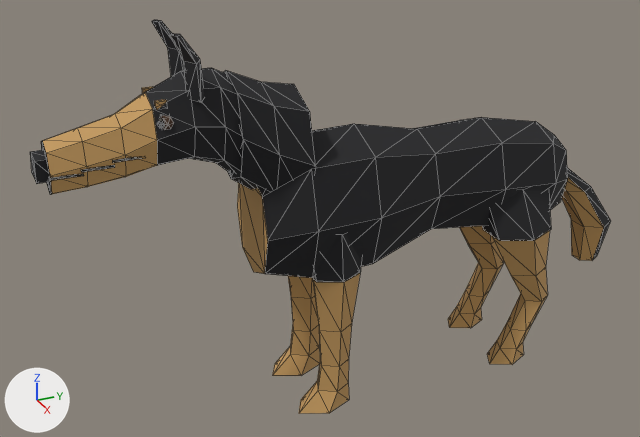
The glTF model site/models/GN_DogCollie_faceted_01.glb as it was, and as the next commit left it.
Camera for both pictures: a camera (50 mm lens) standing at (1.354, -0.777, 1.036) and looking at (-0.027, -0.155, 0.345). The axes (+X, +Y, +Z) are drawn at lower left. The lights are the same throughout. The older version comes first. Mesh edges are drawn as thin lines. Vertices at exactly the same position are counted once.

In view in the first picture: 'GN_DogCollie_faceted'.
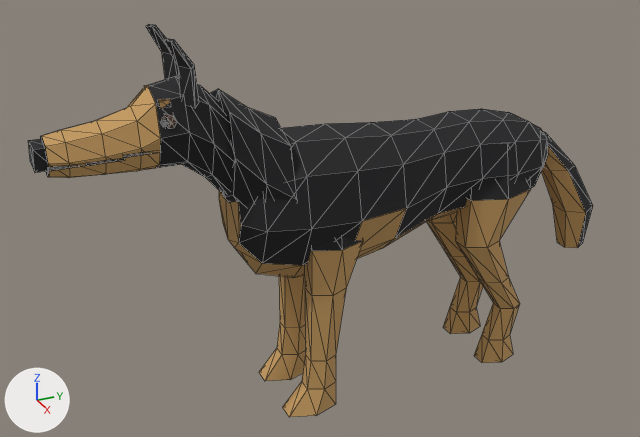
Boxes (x1, y1, x2, y2) around the edits, measured in the pictures (640 x 437 px; the box of a moved part takes in the faces that stretch with it):
'GN_DogCollie_faceted', reshaped: before (30, 20, 610, 414); after (29, 25, 593, 417)
part 1 of me_gn_dogcollie_faceted, moved or reshaped: before (152, 20, 185, 77); after (146, 25, 179, 80)
part 2 of me_gn_dogcollie_faceted, moved or reshaped: before (170, 33, 204, 103); after (164, 39, 199, 108)
part 3 of me_gn_dogcollie_faceted, moved or reshaped: before (30, 150, 50, 184); after (29, 139, 48, 172)
part 4 of me_gn_dogcollie_faceted, moved or reshaped: before (161, 116, 174, 130); after (164, 115, 177, 128)
part 5 of me_gn_dogcollie_faceted, moved or reshaped: before (157, 120, 165, 128); after (160, 120, 168, 127)
part 6 of me_gn_dogcollie_faceted, added: after (48, 165, 86, 171)
part 7 of me_gn_dogcollie_faceted, added: after (86, 158, 125, 166)
part 8 of me_gn_dogcollie_faceted, added: after (123, 152, 159, 158)
part 9 of me_gn_dogcollie_faceted, moved or reshaped (not visible afterwards): before (142, 87, 153, 94)
part 10 of me_gn_dogcollie_faceted, moved or reshaped: before (154, 100, 167, 109); after (158, 99, 171, 108)
part 11 of me_gn_dogcollie_faceted, rebuilt: before (41, 68, 241, 194); after (40, 76, 234, 194)
part 12 of me_gn_dogcollie_faceted, rebuilt: before (237, 117, 568, 278); after (219, 109, 548, 278)
part 13 of me_gn_dogcollie_faceted, rebuilt: before (448, 226, 504, 328); after (426, 212, 483, 334)
part 14 of me_gn_dogcollie_faceted, rebuilt: before (299, 234, 361, 414); after (283, 237, 363, 417)
part 15 of me_gn_dogcollie_faceted, rebuilt: before (272, 276, 320, 376); after (259, 275, 305, 381)
part 16 of me_gn_dogcollie_faceted, rebuilt: before (223, 71, 316, 191); after (210, 89, 297, 205)
part 17 of me_gn_dogcollie_faceted, rebuilt: before (562, 168, 610, 261); after (541, 132, 593, 248)
part 18 of me_gn_dogcollie_faceted, added (brown): after (455, 144, 531, 363)
part 19 of me_gn_dogcollie_faceted, deleted: before (49, 157, 142, 181)
part 20 of me_gn_dogcollie_faceted, deleted: before (482, 190, 551, 364)

What changed in the scene script:
```text
Change me_gn_dogcollie_faceted:
    remove me_gn_dogcollie_faceted.from_pydata(...)  # 579 vertices, 1048 faces; spans x -0.133..0.133, y -0.655..0.511, z 0.0..0.733
    add me_gn_dogcollie_faceted.from_pydata(...)  # 632 vertices, 1164 faces; spans x -0.112..0.112, y -0.655..0.456, z 0.0..0.726
    me_gn_dogcollie_faceted part 1: the loose piece of 12 vertices spanning x -0.072..-0.014, y -0.438..-0.385, z 0.628..0.733 is moved by (-0.001, -0.01, -0.007)
    me_gn_dogcollie_faceted part 2: the loose piece of 12 vertices spanning x 0.014..0.072, y -0.438..-0.385, z 0.628..0.733 is moved by (0.001, -0.01, -0.007)
    me_gn_dogcollie_faceted part 3: the loose piece of 8 vertices spanning x -0.025..0.025, y -0.655..-0.623, z 0.519..0.555 is moved by (0.0, 0.0, 0.019)
    me_gn_dogcollie_faceted part 4: the loose piece of 30 vertices spanning x 0.03..0.059, y -0.466..-0.437, z 0.584..0.609 is moved by (0.002, 0.005, 0.002)
    me_gn_dogcollie_faceted part 5: the loose piece of 30 vertices spanning x 0.04..0.058, y -0.468..-0.45, z 0.589..0.604 is moved by (0.002, 0.005, 0.002)
    me_gn_dogcollie_faceted part 6: a new loose piece, a box spanning x 0.0333..0.0393, y -0.6365..-0.5768, z 0.5421..0.5461, in mat_globalpalette (picture img_globalpalette)
    me_gn_dogcollie_faceted part 7: a new loose piece, a box spanning x 0.037..0.043, y -0.5798..-0.5202, z 0.5429..0.5469, in mat_globalpalette (picture img_globalpalette)
    me_gn_dogcollie_faceted part 8: a new loose piece, a box spanning x 0.0407..0.0467, y -0.5232..-0.4635, z 0.5488..0.5528, in mat_globalpalette (picture img_globalpalette)
    me_gn_dogcollie_faceted part 9: the loose piece of 8 vertices spanning x -0.043..-0.035, y -0.465..-0.447, z 0.618..0.63 is moved by (-0.004, 0.005, 0.002)
    me_gn_dogcollie_faceted part 10: the loose piece of 8 vertices spanning x 0.035..0.043, y -0.465..-0.447, z 0.618..0.63 is moved by (0.004, 0.005, 0.002)
    me_gn_dogcollie_faceted part 11: the loose piece of 64 vertices spanning x -0.074..0.074, y -0.635..-0.24, z 0.395..0.662 is rebuilt with 72 vertices and now spans x -0.078..0.078, y -0.635..-0.27, z 0.34..0.655
    me_gn_dogcollie_faceted part 12: the loose piece of 56 vertices spanning x -0.112..0.112, y -0.3..0.35, z 0.254..0.532 is rebuilt with 100 vertices and now spans x -0.112..0.112, y -0.34..0.299, z 0.261..0.529
    me_gn_dogcollie_faceted part 13: the loose piece of 41 vertices spanning x -0.133..-0.014, y 0.141..0.309, z 0.0..0.385 is rebuilt with 42 vertices and now spans x -0.108..0.018, y 0.101..0.249, z 0.0..0.48
    me_gn_dogcollie_faceted part 14: the loose piece of 36 vertices spanning x 0.01..0.11, y -0.247..-0.119, z 0.0..0.375 is rebuilt with 36 vertices and now spans x -0.011..0.1, y -0.267..-0.113, z 0.0..0.44
    me_gn_dogcollie_faceted part 15: the loose piece of 36 vertices spanning x -0.11..-0.01, y -0.247..-0.119, z 0.0..0.375 is rebuilt with 36 vertices and now spans x -0.1..0.011, y -0.267..-0.113, z 0.0..0.44
    me_gn_dogcollie_faceted part 16: the loose piece of 24 vertices spanning x -0.088..0.088, y -0.335..-0.215, z 0.382..0.655 is rebuilt with 24 vertices and now spans x -0.09..0.09, y -0.35..-0.25, z 0.327..0.626
    me_gn_dogcollie_faceted part 17: the loose piece of 24 vertices spanning x -0.042..0.042, y 0.312..0.511, z 0.15..0.395 is rebuilt with 24 vertices and now spans x -0.042..0.042, y 0.272..0.456, z 0.19..0.46
    me_gn_dogcollie_faceted part 18: a new loose piece of 42 vertices spanning x -0.018..0.108, y 0.101..0.249, z 0.0..0.48, in mat_globalpalette (picture img_globalpalette)
    me_gn_dogcollie_faceted part 19: 6 loose pieces with 48 vertices, spanning x -0.045..0.045, y -0.637..-0.488, z 0.526..0.546, are deleted
    me_gn_dogcollie_faceted part 20: 42 vertices removed from x 0.014..0.133, y 0.141..0.309, z 0.0..0.385
    other edits to the shape of me_gn_dogcollie_faceted do not show in these pictures
```
